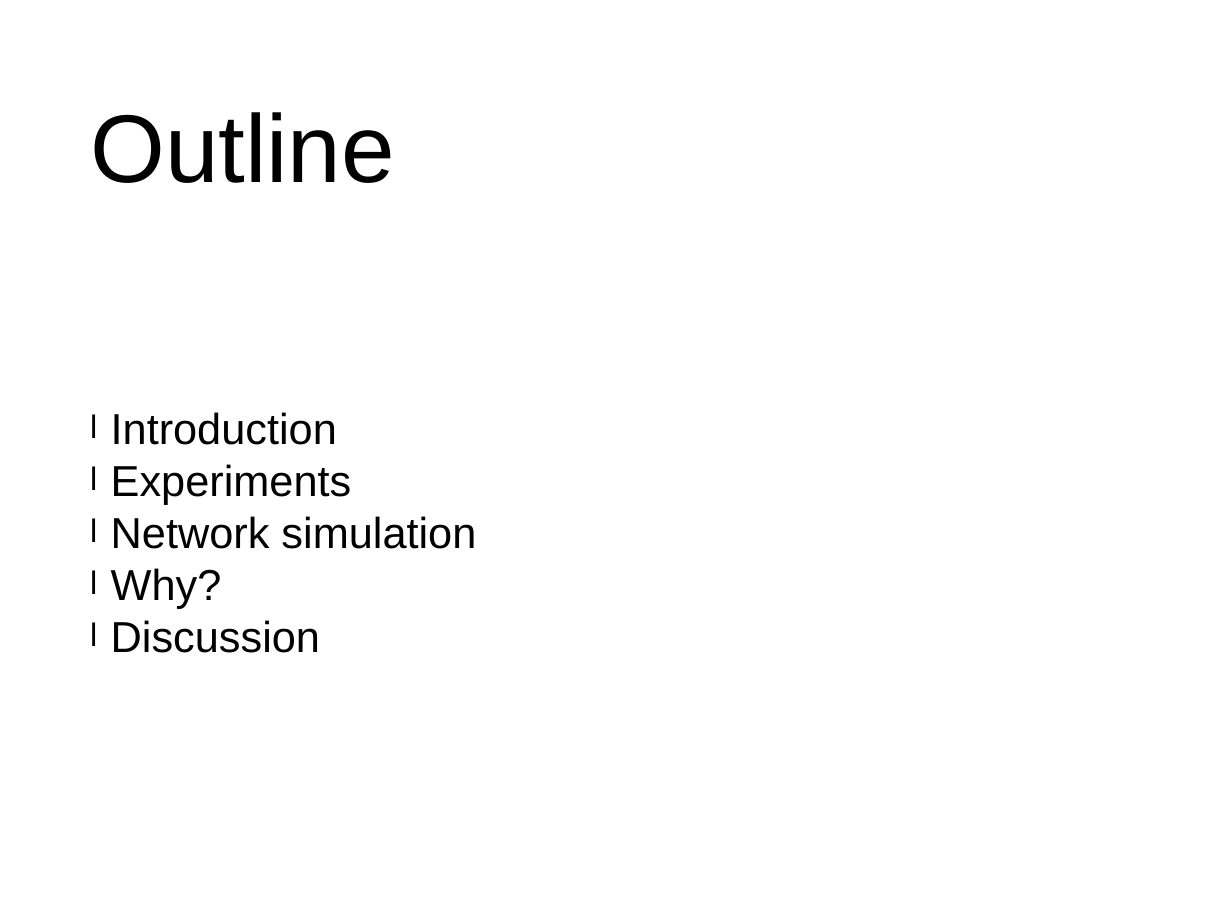
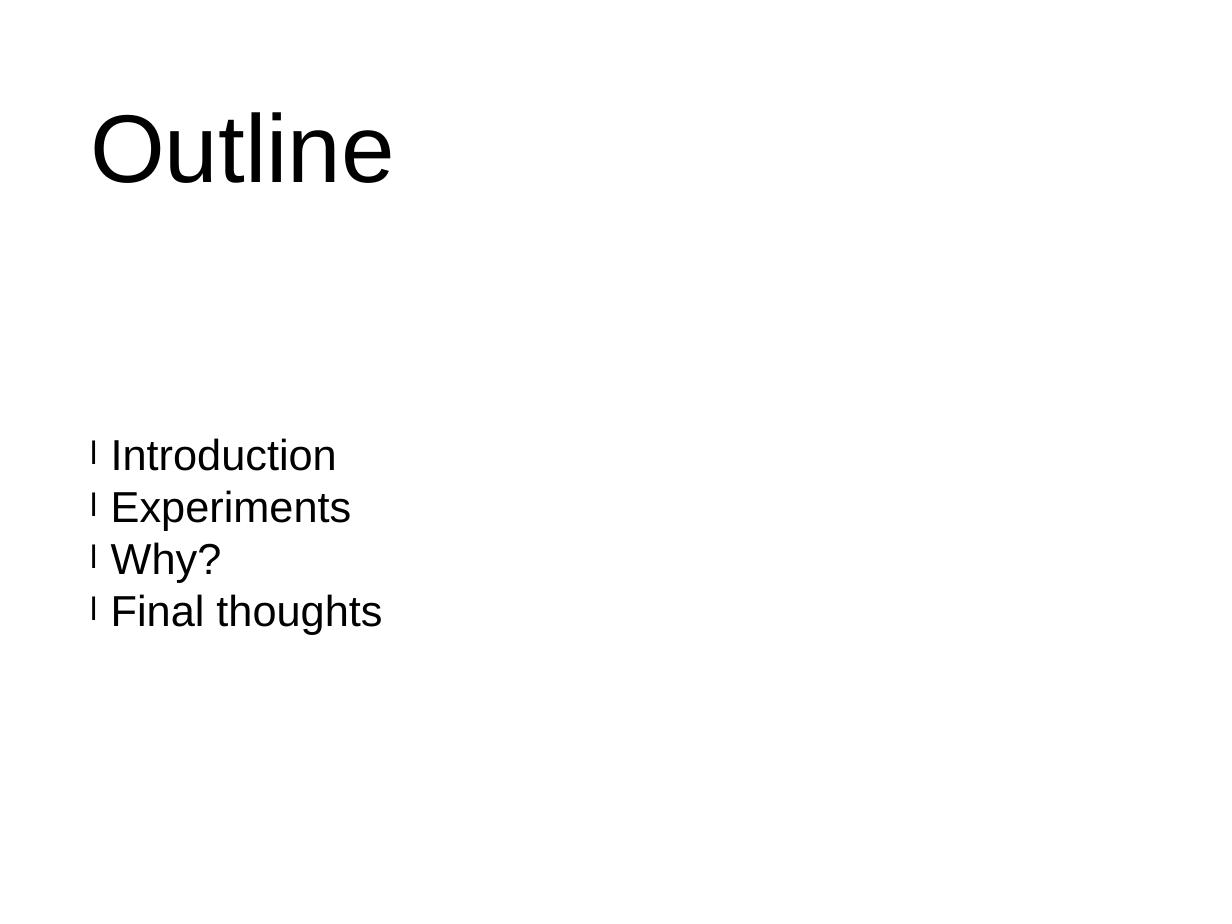
Before and after one commit to fredrikpe/lz4gzip, a slide deck: slide 2 of presentation_part1.pptx. Drawn at 1232x924 pixels with LibreOffice and Linux fonts; fonts in the diff are those of the drawing. Boxes give left, top, right and bottom in pixels: in the first picture for what was removed or moved away, otherwise in the second. Text is boxed around its words. In the diff, an @@ line names an element or a change of style, - is before the commit and + after.

```diff
--- a/presentation_part1.pptx
+++ b/presentation_part1.pptx
@@ text at bbox=[111, 516, 476, 549]: paragraph removed @@
-l Network simulation
@@ text at bbox=[111, 594, 382, 634]: text changed @@
-l Discussion
+l Final thoughts
```
Also in this commit, not shown: 4 other slides changed.
